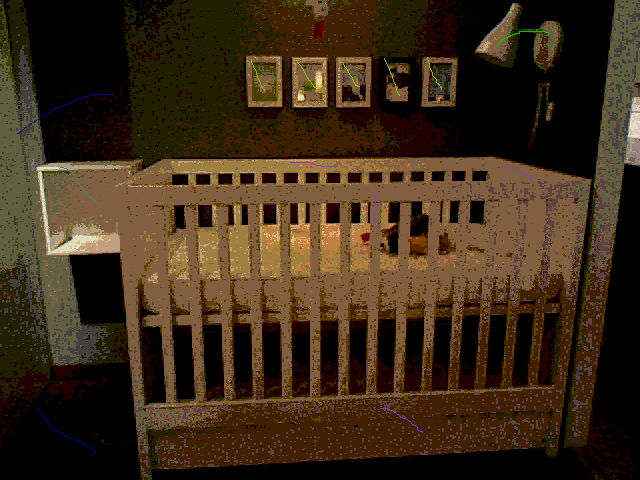
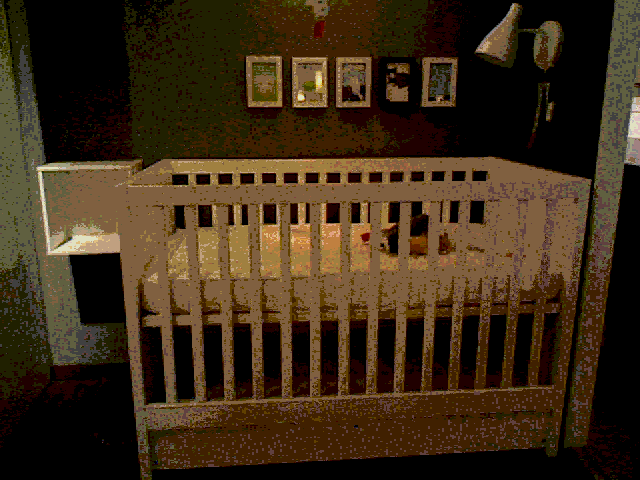
Two versions of the same layered image (640 x 480). Layer-by-layer changes:
removed layer "Layer #1" over [17, 31, 549, 455]
